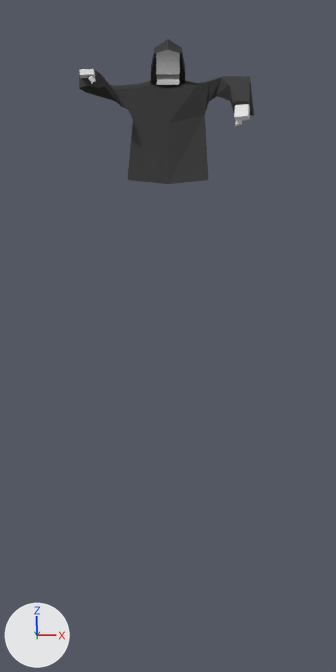
Renders of the Blender file sprite.blend from each side of a commit.
The view is the same before and after, from the file's camera 'Camera'. Arrows for +X, +Y and +Z are at lower left; the lights stay in place.

The first picture shows 'undead_priest'.
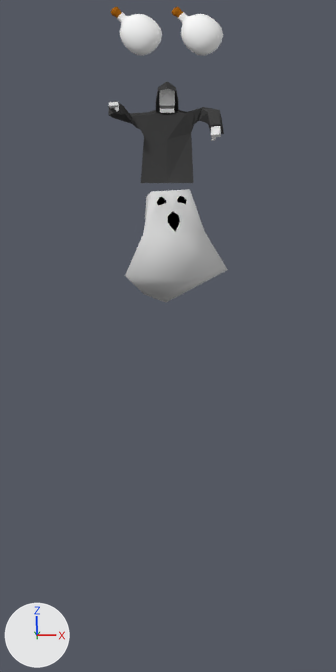
Commit message: spooky ghost

Location of each change, (x1, y1, x2, y2) in pixels of the pictures (336 x 672 px; the box of a moved part takes in the faces that stretch with it):
'undead_priest', reshaped, moved, rescaled (34% narrower, 30% shorter)
    before: (79, 39, 254, 184)
    after: (108, 82, 224, 183)
'ghost', added
    after: (125, 189, 228, 302)
    faces in mat_material_006 (light grey #e2e2e2): (125, 189, 228, 302)
    faces in mat_face (black #000000): (157, 196, 187, 232)
'Cube', shown
    after: (111, 7, 162, 56)
'Cube.001', shown
    after: (172, 7, 223, 56)
part 1 of me_cube_004, moved or reshaped
    before: (80, 69, 95, 78)
    after: (109, 102, 119, 108)
part 2 of me_cube_004, moved or reshaped
    before: (88, 75, 96, 83)
    after: (115, 106, 119, 111)
part 3 of me_cube_004, moved or reshaped
    before: (234, 104, 250, 121)
    after: (211, 126, 221, 138)
part 4 of me_cube_004, moved or reshaped
    before: (235, 120, 242, 126)
    after: (211, 137, 216, 141)
part 5 of me_cube_004, moved or reshaped
    before: (79, 39, 254, 184)
    after: (108, 82, 224, 183)

Edits to the bpy script that builds the scene:
```text
Add mat_material_006:
    mat_material_006 = diffuse_material('Material.006')
    mat_material_006.base_color = (0.761, 0.761, 0.761)  # light grey #e2e2e2
Add mat_face:
    mat_face = diffuse_material('face')
    mat_face.base_color = (0.0, 0.0, 0.0)  # black #000000
Change me_cube_004:
    used by ob_undead_priest; location = (0.0, 0.0, 0.0)
    remove me_cube_004.from_pydata(...)  # 187 vertices, 166 faces; spans x -1.46..1.41, y -0.99..0.58, z -2.01..0.36
    add me_cube_004.from_pydata(...)  # 187 vertices, 166 faces; spans x -1.4..1.35, y -0.99..0.58, z -2.06..0.36
    me_cube_004 part 1: the loose piece of 8 vertices spanning x -1.45..-1.19, y -0.95..-0.63, z -0.3..-0.13 is moved by (0.05, 0.0, 0.0)
    me_cube_004 part 2: the loose piece of 8 vertices spanning x -1.31..-1.19, y -0.99..-0.67, z -0.37..-0.21 is moved by (0.05, 0.0, 0.0)
    me_cube_004 part 3: the loose piece of 8 vertices spanning x 1.08..1.34, y -0.87..-0.56, z -0.98..-0.68 is moved by (-0.05, 0.0, 0.0)
    me_cube_004 part 4: the loose piece of 8 vertices spanning x 1.1..1.22, y -0.75..-0.54, z -1.06..-0.76 is moved by (-0.05, 0.0, 0.0)
    me_cube_004 part 5: 111 of 187 vertices moved; they spanned x -1.46..1.41, y -0.77..0.3, z -2.01..0.22 and now span x -1.4..1.35, y -0.77..0.3, z -2.06..0.22; mean shift (0.0, 0.0, -0.01); largest move (0.66, 0.28, -1.88) -> (0.63, 0.28, -2.06)
Add me_cube_006:
    me_cube_006.from_pydata(...)  # 23 vertices, 11 faces; spans x -1.33..0.0, y -1.13..1.13, z -0.95..1.89
    me_cube_006.polygons.foreach_set('use_smooth', [True] * 11)
    # faces by material slot: [9, 2]
    me_cube_006.materials.append(mat_material_006)  # light grey #e2e2e2
    me_cube_006.materials.append(mat_face)  # black #000000
Change ob_cube_001:
    remove ob_cube_001.hide_set(True)  # its collection is switched off
Change ob_cube:
    remove ob_cube.hide_set(True)  # its collection is switched off
Change ob_undead_priest:
    ob_undead_priest.location: (0.0, 0.0, 0.0) -> (-0.01, 0.0, -0.58)
    ob_undead_priest.scale: (1.0, 1.0, 1.0) -> (0.688, 0.688, 0.688)
Add ob_ghost:
    ob_ghost = bpy.data.objects.new('ghost', me_cube_006)
    ob_ghost.location = (0.03, 0.0, -3.34)
    ob_ghost.rotation_euler = (0.00729, -0.0565, 0.23)  # degrees (0.4, -3.2, 13)
    ob_ghost.scale = (0.648, 0.648, 0.648)
    _m = ob_ghost.modifiers.new('Mirror', 'MIRROR')
    _m.use_clip = True
```
